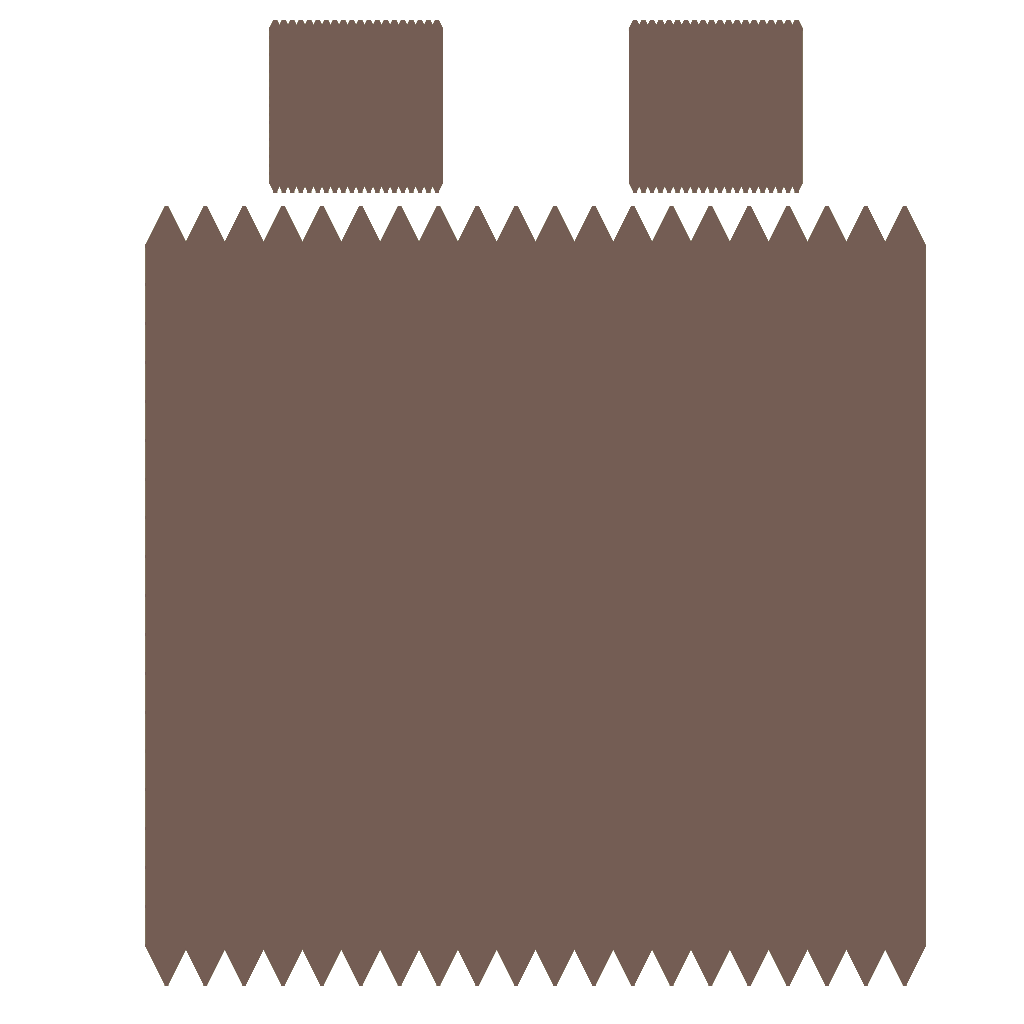
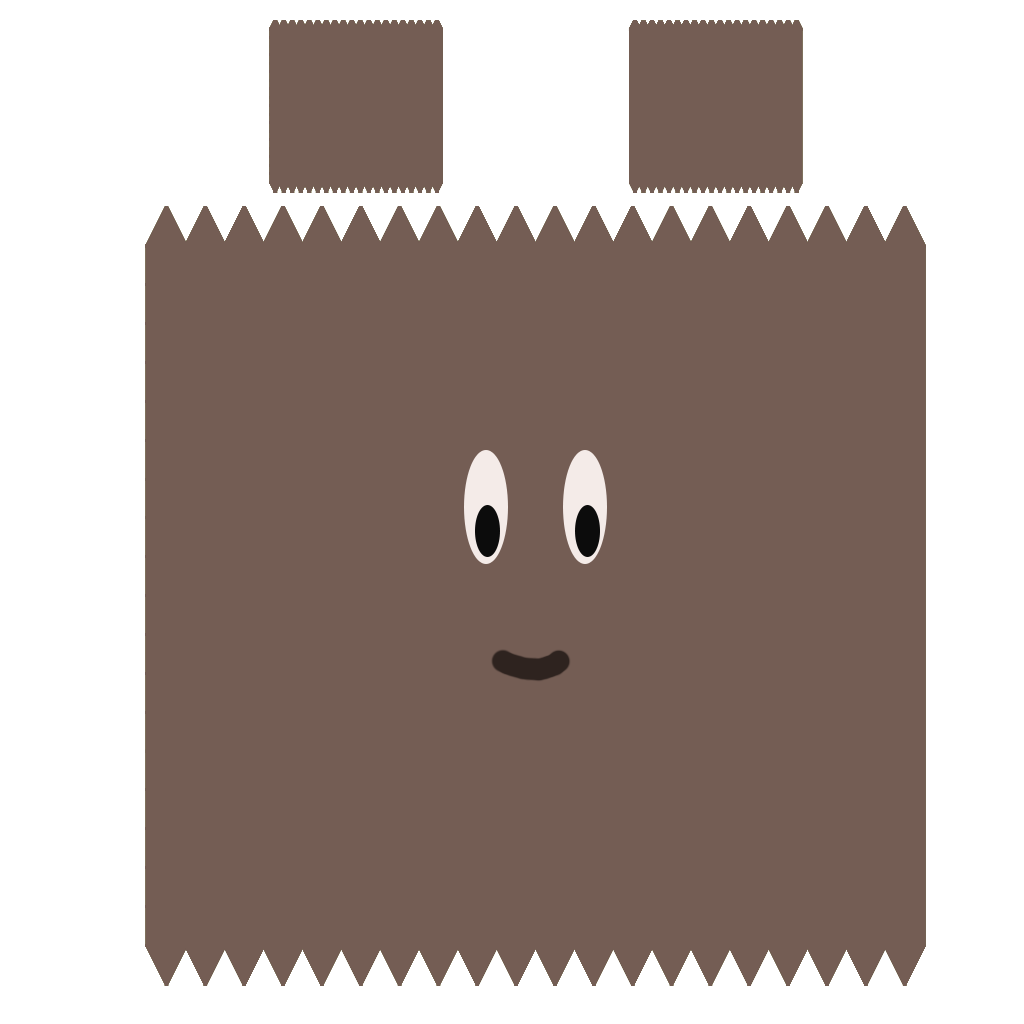
Layers edited between the first and the second 1024x1024 image:
added layer "Left iris copy" in group "Base" over bbox(575, 505, 600, 557)
added layer "Right eye" in group "Base" over bbox(563, 450, 607, 564)
added layer "Left iris" in group "Base" over bbox(475, 505, 500, 557)
added layer "Left eye" in group "Base" over bbox(464, 450, 508, 564)
added layer "Mouth" in group "Base" over bbox(491, 649, 571, 682)
